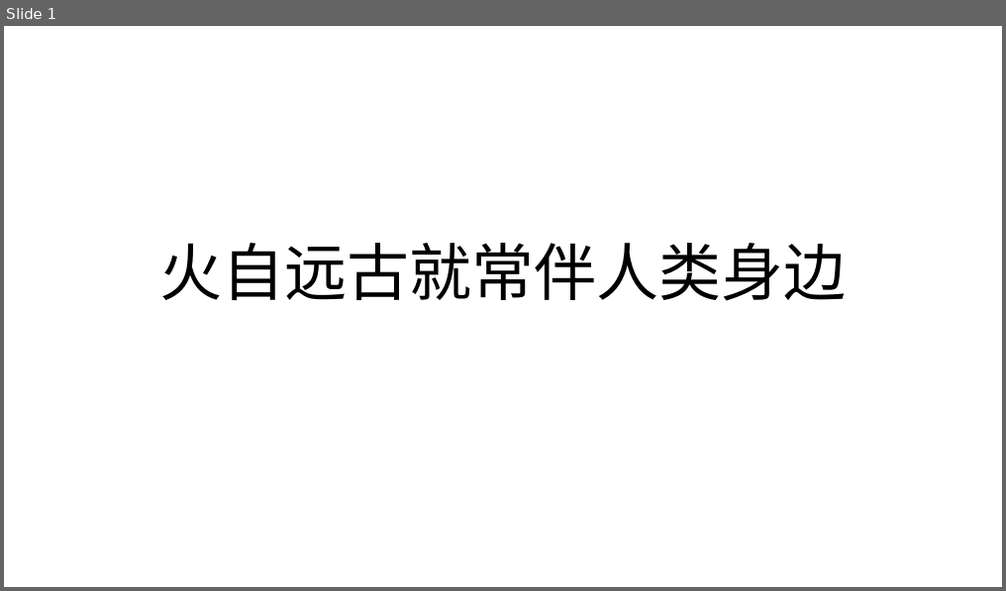
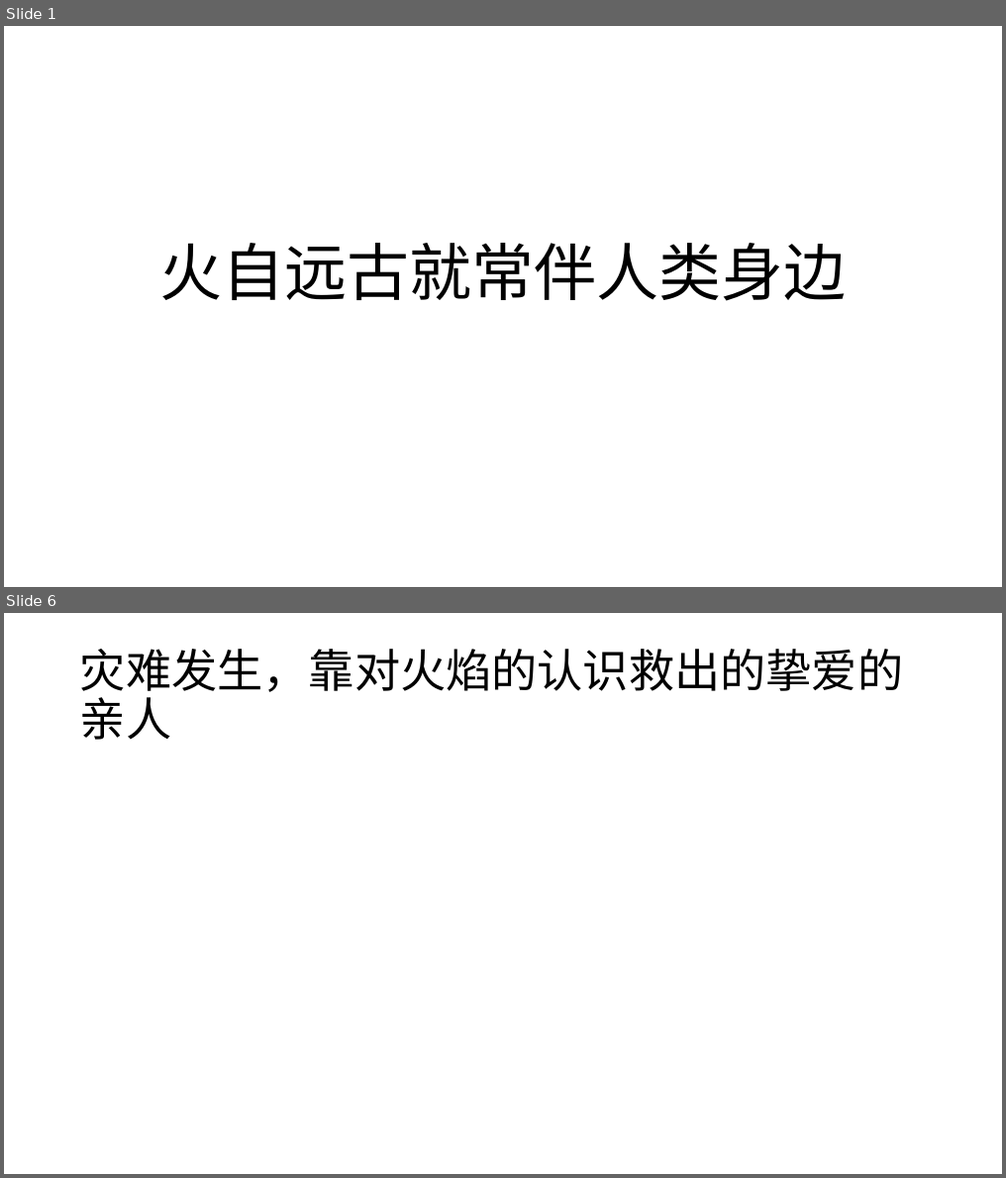
Before and after one commit to movive/hello-world, a slide deck: BP/火-消防.pptx. Shown one above the other, each under a label of ours: slide 1 before the commit, slides 1 and 6 after it; the slides between them are not shown. The pictures are 1006x591 and 1006x1178 pixels, drawn with LibreOffice and Linux fonts; fonts in the diff are those of the drawing. Boxes give left, top, right and bottom in pixels: in the first picture for what was removed or moved away, otherwise in the second. Text is boxed around its words. In the diff, an @@ line names an element or a change of style, - is before the commit and + after.

```diff
--- a/BP/火-消防.pptx
+++ b/BP/火-消防.pptx
@@ slide 6 added at (4, 613, 1002, 1174), background #FFFFFF @@
@@ title added at (80, 649, 903, 740), 44 pt, text #000000 @@
+灾难发生，靠对火焰的认识救出的挚爱的亲人
```
Also in this commit, not shown: 3 slides changed, 4 other slides added, 1 slide removed.
